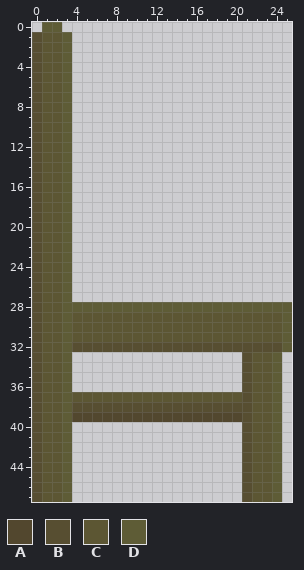
One commit to this pixel-art file: Art Assets/Sprites/Dining Room/Dining Chair Left.aseprite. This is how it looked before the edit.
26x48 pixels, 1 frame. Colours within 5 levels of each other are drawn and written as one.
Palette (. is transparent): A #52472e  B #574e31  C #5c5633  D #5e5c36
And afterwards:
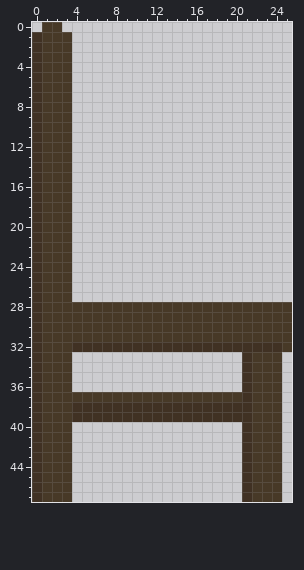
The commit says: Edited side dining room chairs
Changes in this commit:
Colour B changes from #574e31 to #403123.
Colour C changes from #5c5633 to #473927.
Colour B replaces colour A in row 39 at x 4 to 20.
Colour C replaces colour D in row 0 at x 1 to 2; in rows 1 to 27 at x 3; in row 28 at x 3 to 25; in rows 29 to 32 at x 3 and 25; in rows 33 to 47 at x 3 and 24.
